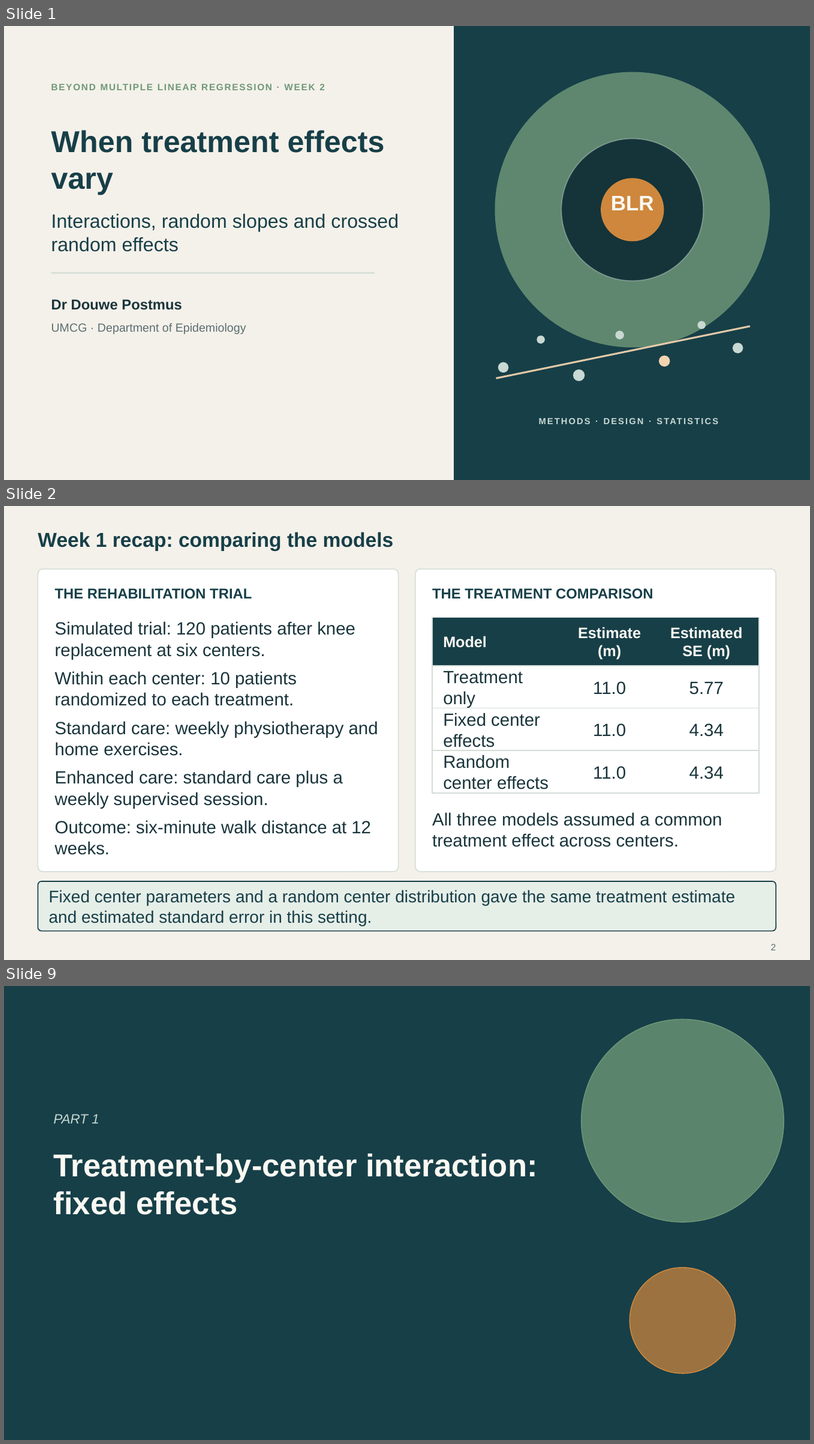
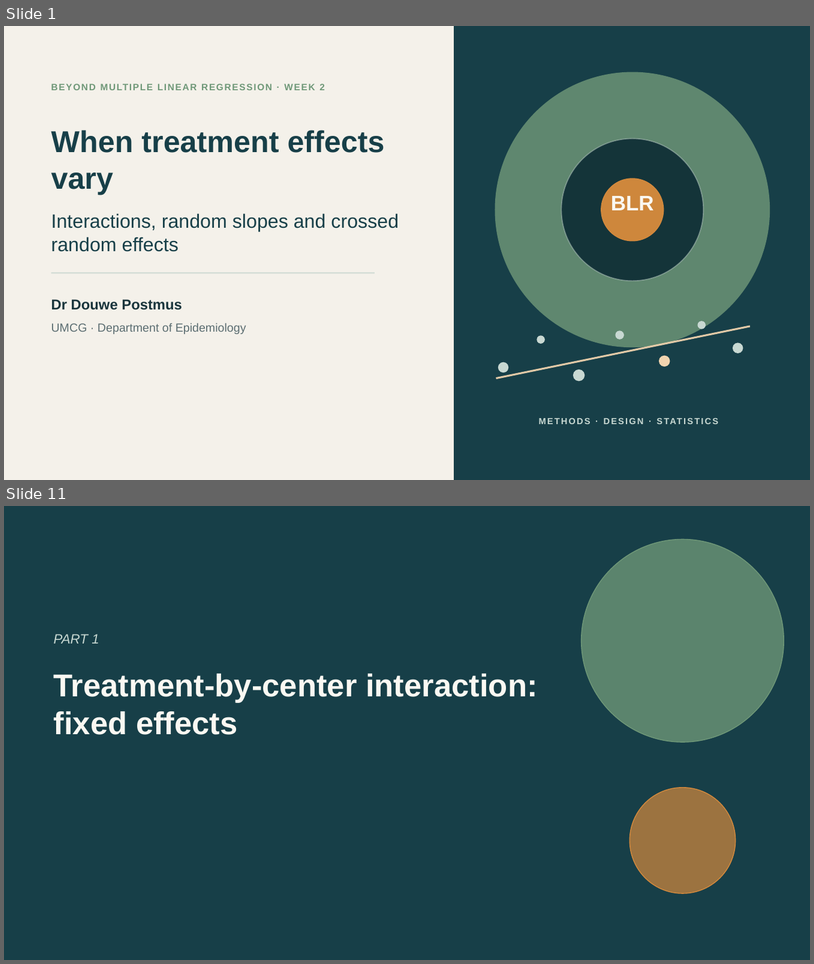
Before and after one commit to Postmus/BeyondMLR, a slide deck: lectures_2627/week2/Beyond_MLR_Week_2.pptx. Shown one above the other, each under a label of ours: slides 1, 2 and 9 before the commit, slides 1 and 11 after it; the slides between them are not shown. The pictures are 814x1444 and 814x964 pixels, drawn with LibreOffice and Linux fonts; fonts in the diff are those of the drawing. Boxes give left, top, right and bottom in pixels: in the first picture for what was removed or moved away, otherwise in the second. Text is boxed around its words. In the diff, an @@ line names an element or a change of style, - is before the commit and + after.

Commit message:
Revise Week 2 introduction around Assignment 1

```diff
--- a/lectures_2627/week2/Beyond_MLR_Week_2.pptx
+++ b/lectures_2627/week2/Beyond_MLR_Week_2.pptx
@@ slide 2 removed at (4,506,810,960), background #F4F1EA @@
@@ text removed at (38,532,394,551) @@
-Week 1 recap: comparing the models
@@ rounded rectangle removed at (38,569,398,871) @@
@@ rounded rectangle removed at (416,569,776,871) @@
@@ text removed at (55,588,252,599) @@
-THE REHABILITATION TRIAL
@@ text removed at (432,588,653,599) @@
-THE TREATMENT COMPARISON
@@ text removed at (55,621,356,660) @@
-Simulated trial: 120 patients after knee replacement at six centers.
@@ rectangle removed at (432,618,759,666) @@
@@ text removed at (578,627,641,660) @@
-Estimate
-(m)
@@ text removed at (671,627,743,660) @@
-Estimated
-SE (m)
@@ text removed at (443,636,487,648) @@
-Model
@@ rectangle removed at (432,666,759,708) @@
@@ text removed at (55,671,297,706) @@
-Within each center: 10 patients randomized to each treatment.
@@ text removed at (443,670,523,708) @@
-Treatment only
@@ text removed at (593,681,626,694) @@
-11.0
@@ text removed at (690,681,724,694) @@
-5.77
@@ text removed at (55,721,378,756) @@
-Standard care: weekly physiotherapy and home exercises.
@@ rectangle removed at (432,708,759,750) @@
@@ text removed at (443,712,540,750) @@
-Fixed center effects
@@ text removed at (593,723,626,736) @@
-11.0
@@ text removed at (690,723,724,736) @@
-4.34
@@ rectangle removed at (432,750,759,793) @@
@@ text removed at (443,754,549,789) @@
-Random center effects
@@ text removed at (55,770,343,808) @@
-Enhanced care: standard care plus a weekly supervised session.
@@ text removed at (593,766,626,779) @@
-11.0
@@ text removed at (690,766,724,779) @@
-4.34
@@ text removed at (55,820,371,855) @@
-Outcome: six-minute walk distance at 12 weeks.
@@ text removed at (432,812,723,847) @@
-All three models assumed a common treatment effect across centers.
@@ rounded rectangle removed at (38,881,777,931) @@
@@ text removed at (49,889,735,925) @@
-Fixed center parameters and a random center distribution gave the same treatment estimate and estimated standard error in this setting.
@@ page number removed at (771,943,777,950) @@
-2
@@ what was slide 9 is now slide 11 @@
```
Also in this commit, not shown: 4 slides changed, 5 slides added, 2 other slides removed, 24 other files.
